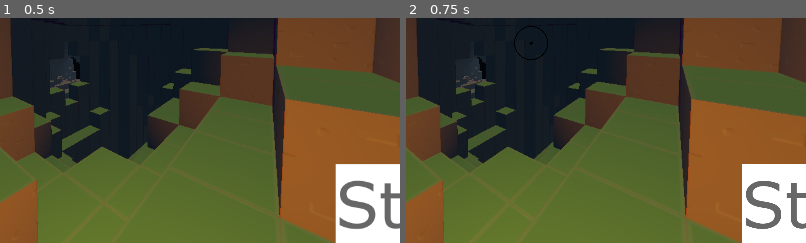
Above: before the commit, frames 1-2 (left to right).
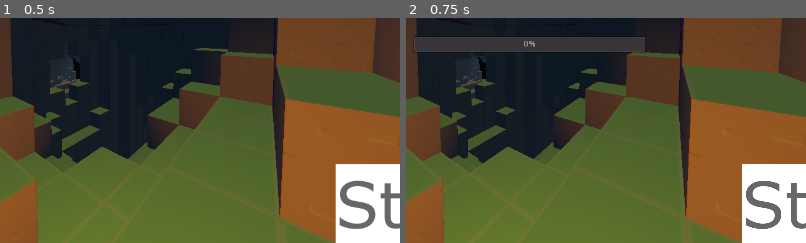
Above: after the commit, the same moments.

Repository: ThomBogers/blocks
Game: Godot game, scene res://scenes/Menu.tscn
Two runs of this game, one before a commit and one after it. Both use one fixed random seed, a clock stepped at 60 frames per second and the inputs below.
Inputs (mouse positions are % of the whole screen's width and height, from its top left):
- Up to frame 1 (0.5 s): no input
- Up to frame 2 (0.75 s): click (86, 86) at 0.5 s
The pictures show only the part of the screen within x 34-84%, y 44-94%; the shares and areas given below are measured in that part.

Frame 1 is identical in both runs. In frame 2, 3.8% of the frame differs, in the area x 2-60%, y 3-19%.

Commit message:
Add loading bar

Diff:
--- a/scenes/Menu.tscn
+++ b/scenes/Menu.tscn
@@ -10,12 +10,12 @@
 anchor_bottom = 1.0
 script = ExtResource( 1 )
 
-[node name="TextureRect" type="TextureRect" parent="."]
+[node name="Background" type="TextureRect" parent="."]
 margin_right = 1279.0
 margin_bottom = 721.0
 texture = ExtResource( 2 )
 
-[node name="StartButton" type="TextureButton" parent="TextureRect"]
+[node name="StartButton" type="TextureButton" parent="Background"]
 margin_left = 977.391
 margin_top = 553.749
 margin_right = 1489.39
@@ -24,4 +24,11 @@
 texture_normal = ExtResource( 3 )
 texture_pressed = ExtResource( 4 )
 
-[connection signal="pressed" from="TextureRect/StartButton" to="." method="_on_StartButton_pressed"]
+[node name="LoadingBar" type="ProgressBar" parent="Background"]
+visible = false
+margin_left = 450.616
+margin_top = 347.829
+margin_right = 824.616
+margin_bottom = 375.829
+
+[connection signal="pressed" from="Background/StartButton" to="." method="_on_StartButton_pressed"]
--- a/scenes/Player.tscn
+++ b/scenes/Player.tscn
@@ -32,6 +32,7 @@
 material/0 = SubResource( 3 )
 
 [node name="Crosshair" type="TextureRect" parent="."]
+visible = false
 margin_right = 217.0
 margin_bottom = 217.0
 rect_scale = Vector2( 0.25, 0.25 )
--- a/src/UI/Menu.gd
+++ b/src/UI/Menu.gd
@@ -3,6 +3,8 @@
 var _timer = null
 var _game = null
 var _root = null
+
+onready var loadingBar = get_node("./Background/LoadingBar")
 
 func logMessage(message: String):
 	var name = self.get_script().get_path().get_file().replace('.gd', '')
@@ -22,14 +24,25 @@
 	logMessage("StartButton pressed")
 	_root = get_tree().root
 
+	loadingBar.visible = true
+
 	var _game_resource = load("res://scenes/Game.tscn")
 	_game = _game_resource.instance()
+
 	_root.add_child(_game)
 
 func _on_Timer_timeout():
 
 	if _game != null:
-		if _game.get_node("./World").world_ready:
-			logMessage("Entering game")
-			_root.remove_child(self)
-			self.call_deferred("free")
+		var _world = _game.get_node("./World")
+		if _world != null:
+
+			var load_progress = _world._get_chunks_initialized()
+			if load_progress[0] != 0:
+				var percentage = int(float(load_progress[0])/load_progress[1]*100)
+				loadingBar.value = percentage
+
+			if _world.world_ready:
+				logMessage("Entering game")
+				_root.remove_child(self)
+				self.call_deferred("free")
--- a/src/player/Player.gd
+++ b/src/player/Player.gd
@@ -16,6 +16,7 @@
 onready var player = get_node(".")
 onready var collider = get_node("PlayerCollider")
 onready var light: OmniLight = get_node("Light")
+onready var crosshair: TextureRect = get_node("Crosshair")
 
 var movement_vector = Vector3(0,0,0)
 var jumps = 0
@@ -39,6 +40,7 @@
 		return
 
 	Input.set_mouse_mode(Input.MOUSE_MODE_CAPTURED)
+	crosshair.visible = true
 
 	logMessage("started")
 	started = true
--- a/src/world/World.gd
+++ b/src/world/World.gd
@@ -70,6 +70,16 @@
 
 	return current_chunk
 
+func _get_chunks_initialized():
+	var initialized = 0
+	for key in chunk_dict.keys():
+		var chunk = chunk_dict.get(key)
+		if chunk.initialized:
+			initialized = initialized + 1
+
+	logMessage("chunk initialization status " + str(initialized) + " " + str(chunk_dict.size()) )
+	return [initialized, chunk_dict.size()]
+
 func _on_Timer_timeout():
 
 	var clean_run = true
